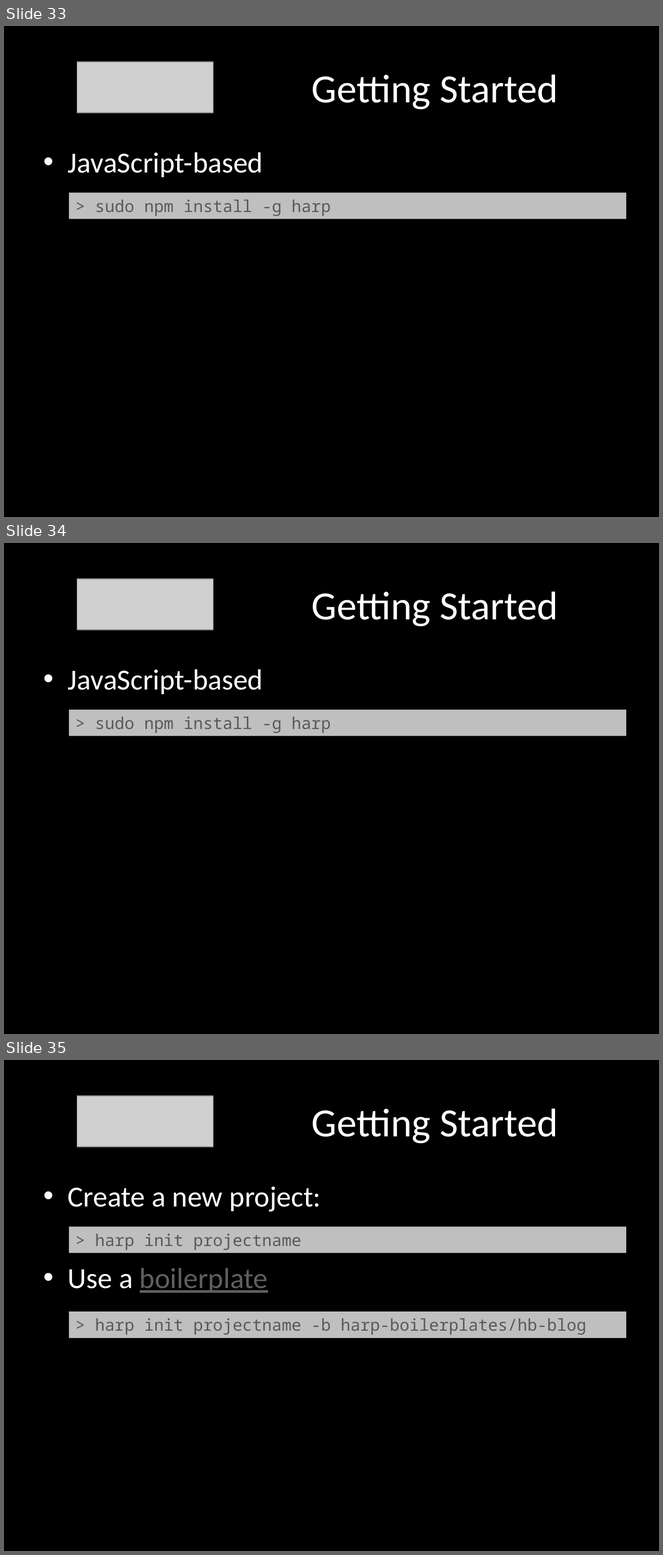
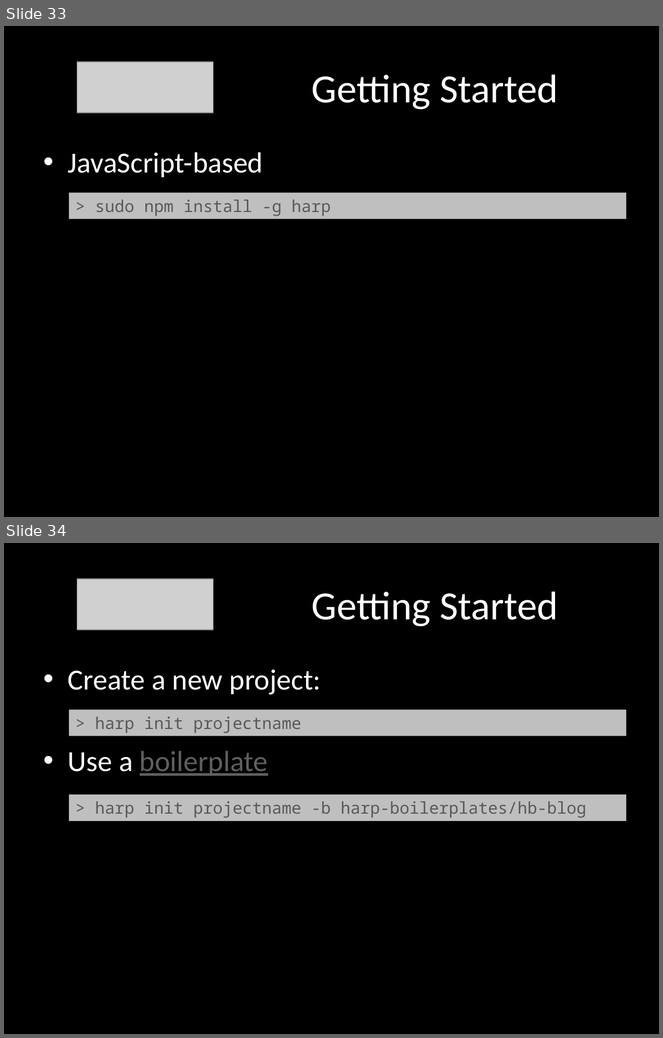
Before and after one commit to remotesynth/Static-Site-Samples, a slide deck: static-sites.pptx. Shown one above the other, each under a label of ours: slides 33, 34 and 35 before the commit, slides 33 and 34 after it. The pictures are 663x1555 and 663x1038 pixels, drawn with LibreOffice and Linux fonts; fonts in the diff are those of the drawing; grey boxes stand for pictures. Boxes give left, top, right and bottom in pixels: in the first picture for what was removed or moved away, otherwise in the second. Text is boxed around its words. In the diff, an @@ line names an element or a change of style, - is before the commit and + after.

```diff
--- a/static-sites.pptx
+++ b/static-sites.pptx
@@ slide 34 removed at <box>4,543,659,1034</box>, background #000000 @@
@@ picture removed at <box>77,579,213,630</box> @@
@@ title removed at <box>312,591,558,627</box> @@
-Getting Started
@@ text removed at <box>68,669,263,694</box> @@
-• JavaScript-based
@@ rectangle removed at <box>69,709,626,735</box> @@
-> sudo npm install -g harp
@@ what was slide 35 is now slide 34 @@
```
Also in this commit, not shown: 3 slides changed.
